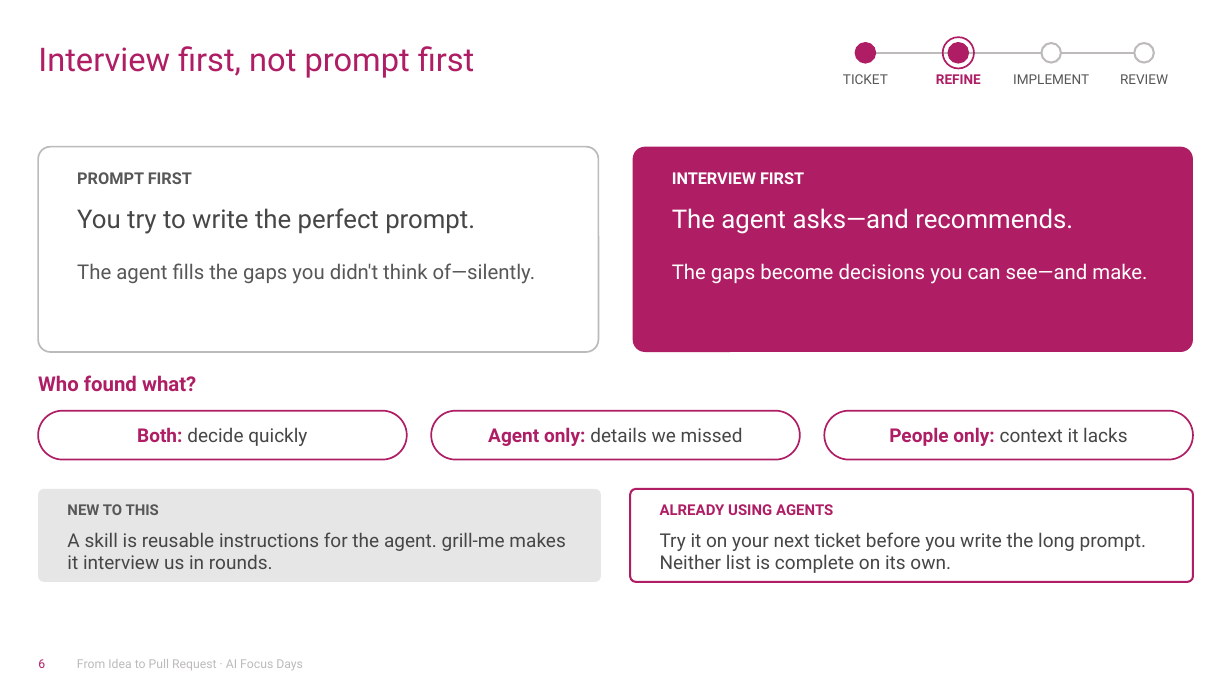
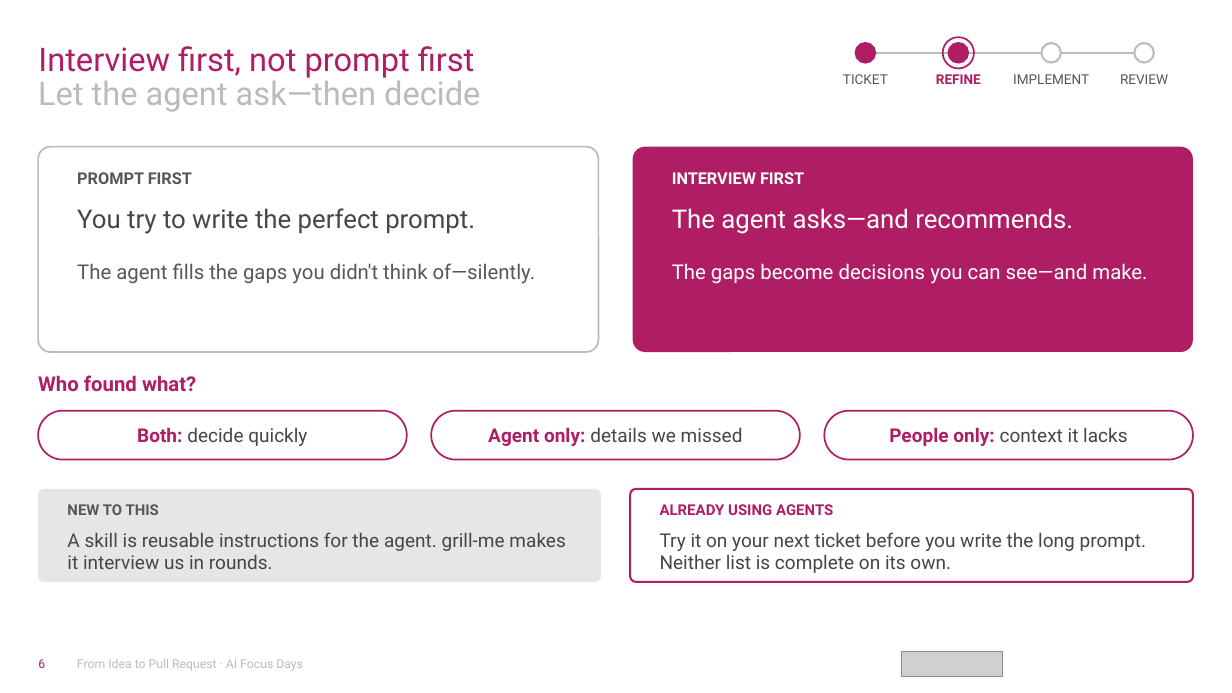
Before and after one commit to jasperfue/travel-ready, a slide deck: slide 6 of workshop/From Idea to Pull Request.pptx. Drawn at 1232x693 pixels with LibreOffice and Linux fonts; fonts in the diff are those of the drawing; grey boxes stand for pictures; background and template pictures are left out. Boxes give left, top, right and bottom in pixels: in the first picture for what was removed or moved away, otherwise in the second. Text is boxed around its words. In the diff, an @@ line names an element or a change of style, - is before the commit and + after.

```diff
--- a/workshop/From Idea to Pull Request.pptx
+++ b/workshop/From Idea to Pull Request.pptx
@@ text added at (x1=38, y1=75, x2=480, y2=112), 24 pt, text #BDBABA @@
+Let the agent ask—then decide
@@ picture added at (x1=902, y1=651, x2=1002, y2=677) @@
```
Also in this commit, not shown: 23 other slides changed, 1 slide added, 4 other files.
